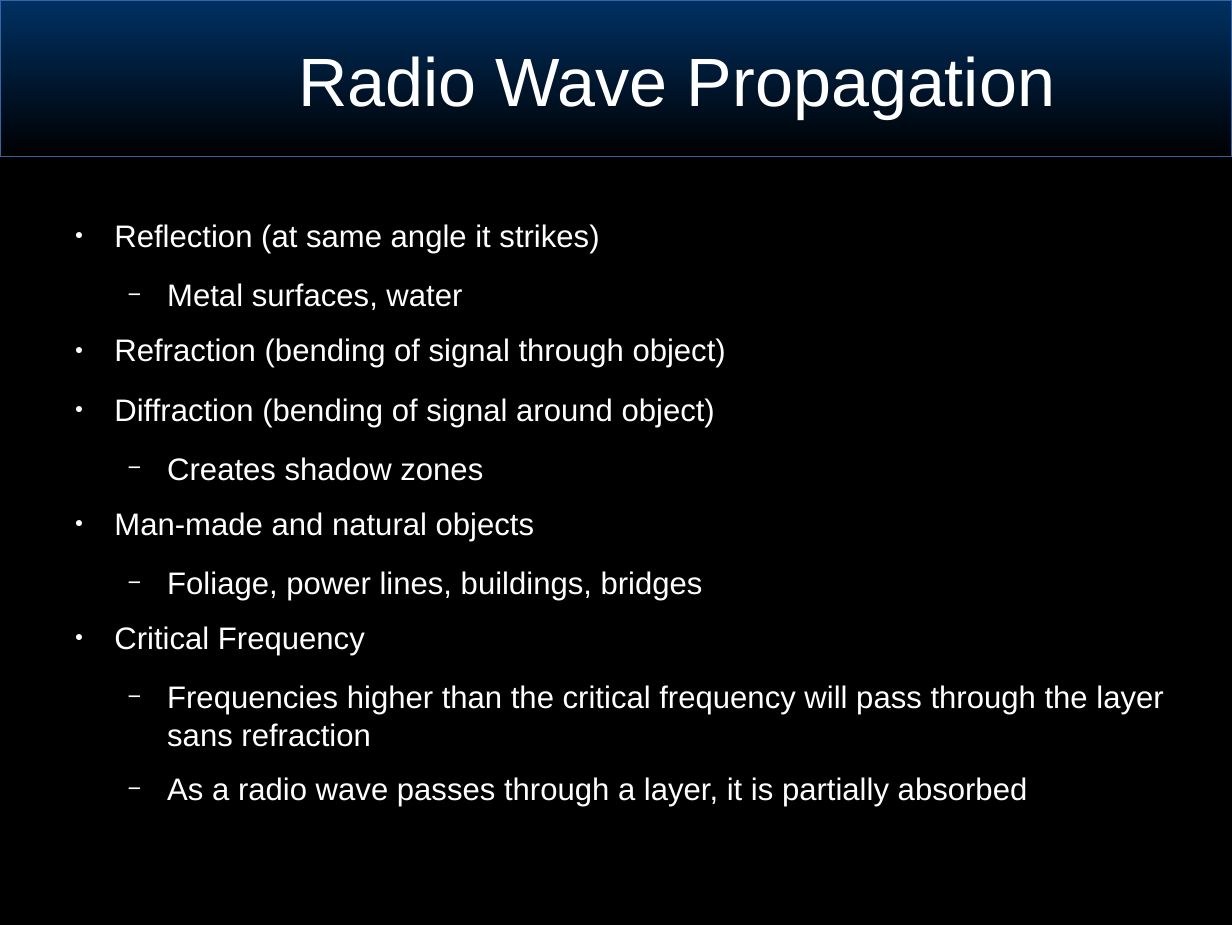
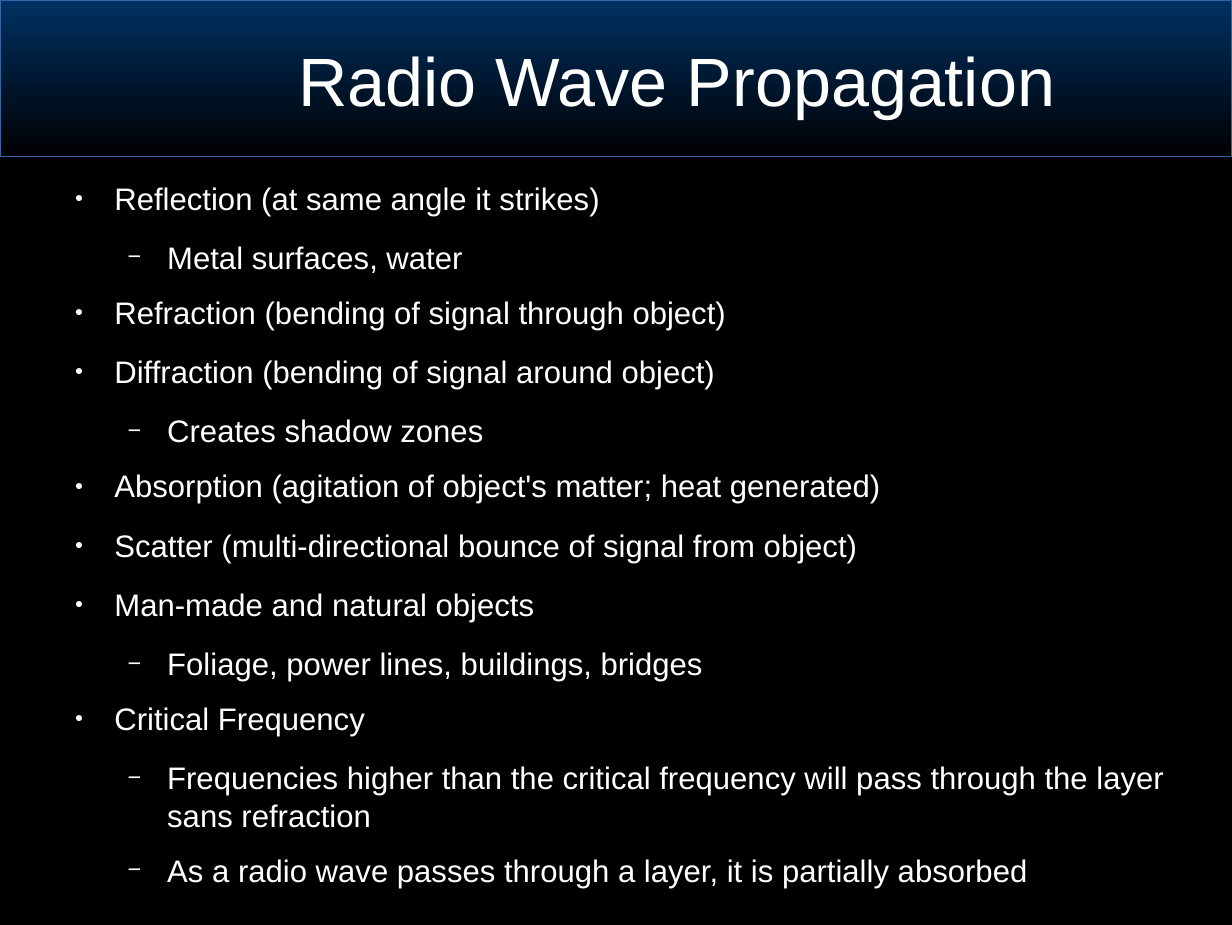
Before and after one commit to joeblankenship1/BRW_ANT_CLASS, a slide deck: slide 8 of BasicSignalsConcepts.odp (slide 7 before the commit). Drawn at 1232x925 pixels with LibreOffice and Linux fonts; fonts in the diff are those of the drawing; background and template pictures are left out. Boxes give left, top, right and bottom in pixels: in the first picture for what was removed or moved away, otherwise in the second. Text is boxed around its words. In the diff, an @@ line names an element or a change of style, - is before the commit and + after.

```diff
--- a/BasicSignalsConcepts.odp
+++ b/BasicSignalsConcepts.odp
@@ text "Reflection (at same angle it ..." moved from (x1=114, y1=224, x2=1163, y2=807) to (x1=114, y1=187, x2=1163, y2=888) @@
@@ text at (x1=114, y1=474, x2=880, y2=563): paragraphs added @@
+● Absorption (agitation of object's matter; heat generated)
+● Scatter (multi-directional bounce of signal from object)
```
Also in this commit, not shown: 2 other slides changed, 1 slide added.
